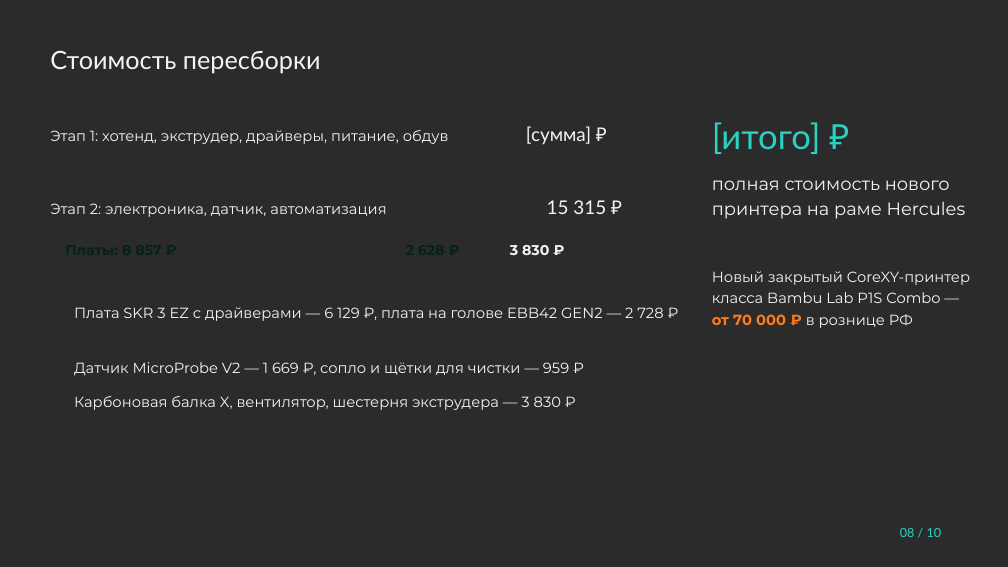
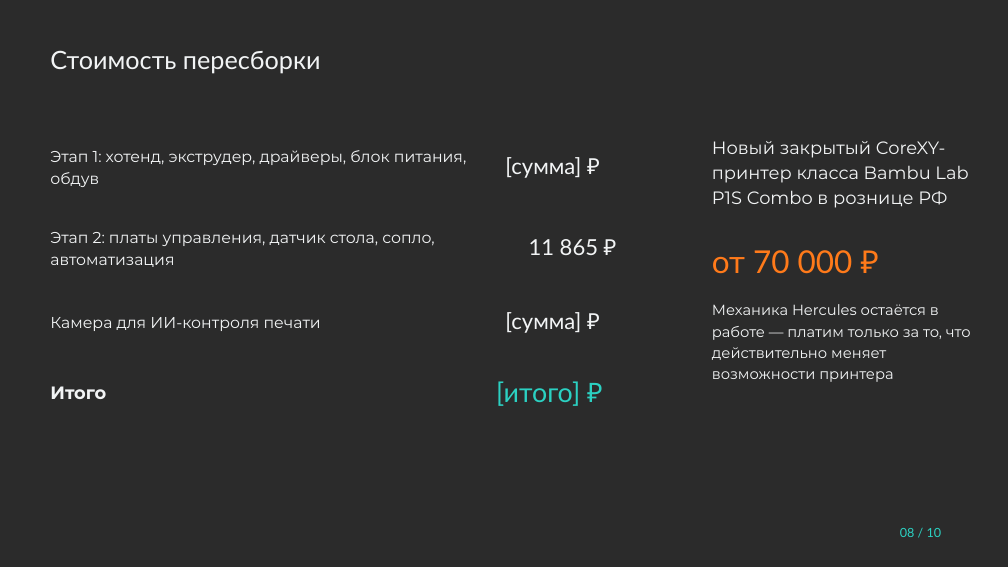
Before and after one commit to pmixay/3d-project, a slide deck: slide 8 of submission/Hercules_prezentaciya.pptx. Drawn at 1008x567 pixels with LibreOffice and Linux fonts; fonts in the diff are those of the drawing; background and template pictures are left out; a plain dark background stands for a picture behind light text. Boxes give left, top, right and bottom in pixels: in the first picture for what was removed or moved away, otherwise in the second. Text is boxed around its words. In the diff, an @@ line names an element or a change of style, - is before the commit and + after.

```diff
--- a/submission/Hercules_prezentaciya.pptx
+++ b/submission/Hercules_prezentaciya.pptx
@@ text at bbox=[712, 141, 968, 208]: text changed; size 14 to 17 pt @@
-Новый закрытый CoreXY-принтер класса Bambu Lab P1S Combo — от 70 000 ₽ в рознице РФ
+Новый закрытый CoreXY-принтер класса Bambu Lab P1S Combo в рознице РФ
@@ text at bbox=[50, 150, 466, 187]: text changed; size 14 to 15 pt @@
-Этап 1: хотенд, экструдер, драйверы, питание, обдув
+Этап 1: хотенд, экструдер, драйверы, блок питания, обдув
@@ text "[сумма] ₽": place and size @@
-text "[сумма] ₽" at bbox=[526, 126, 591, 145]
+text "[сумма] ₽" at bbox=[505, 157, 581, 178]
@@ text "[сумма] ₽" at bbox=[505, 157, 581, 178]: size 18 to 21 pt; line spacing 21.6pt to 25.2pt @@
@@ text removed at bbox=[547, 200, 606, 214] @@
-15 315 ₽
@@ text removed at bbox=[712, 180, 966, 219] @@
-полная стоимость нового принтера на раме Hercules
@@ text at bbox=[50, 232, 434, 267]: text changed; size 14 to 15 pt @@
-Этап 2: электроника, датчик, автоматизация
+Этап 2: платы управления, датчик стола, сопло, автоматизация
@@ text added at bbox=[529, 239, 598, 255], 21 pt, text #F2F4F5 @@
+11 865 ₽
@@ text removed at bbox=[63, 241, 421, 259] @@
-Платы: 8 857 ₽
@@ text removed at bbox=[403, 241, 512, 259] @@
-2 628 ₽
@@ text removed at bbox=[510, 245, 549, 255] @@
-3 830 ₽
@@ text added at bbox=[712, 250, 853, 274], 30 pt, text #FF7A1A @@
+от 70 000 ₽
@@ text added at bbox=[50, 317, 321, 331], 15 pt, text #F2F4F5 @@
+Камера для ИИ-контроля печати
@@ text removed at bbox=[74, 307, 663, 321] @@
-Плата SKR 3 EZ с драйверами — 6 129 ₽, плата на голове EBB42 GEN2 — 2 728 ₽
@@ text added at bbox=[505, 312, 581, 333], 21 pt, text #F2F4F5 @@
+[сумма] ₽
@@ text added at bbox=[712, 304, 971, 382], 14 pt, text #F2F4F5 @@
+Механика Hercules остаётся в работе — платим только за то, что действительно меняет возможности принтера
@@ text at bbox=[50, 386, 106, 399]: text changed; size 33 to 17 pt; font Lato to Montserrat; text colour #2BD1C2 to #F2F4F5; bold on @@
-[итого] ₽
+Итого
@@ text removed at bbox=[74, 362, 569, 376] @@
-Датчик MicroProbe V2 — 1 669 ₽, сопло и щётки для чистки — 959 ₽
@@ text added at bbox=[496, 381, 580, 406], 25.5 pt, text #2BD1C2 @@
+[итого] ₽
@@ text removed at bbox=[74, 396, 561, 410] @@
-Карбоновая балка X, вентилятор, шестерня экструдера — 3 830 ₽
```
Also in this commit, not shown: 1 other slide changed, 5 other files.
